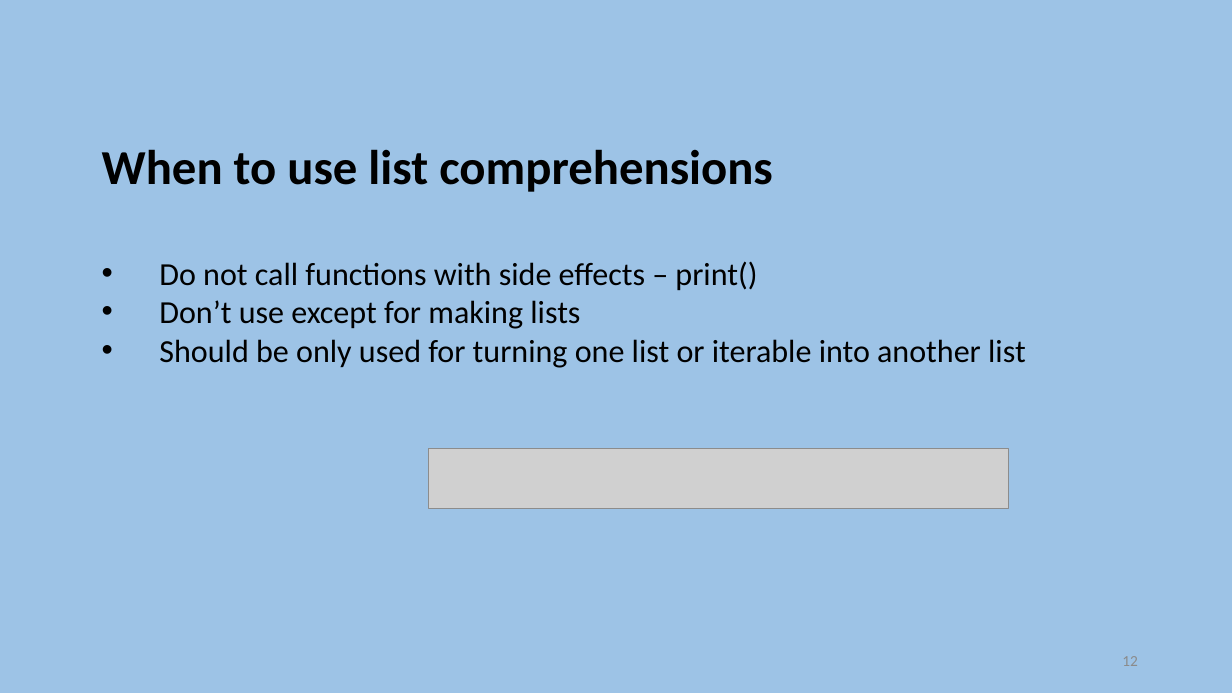
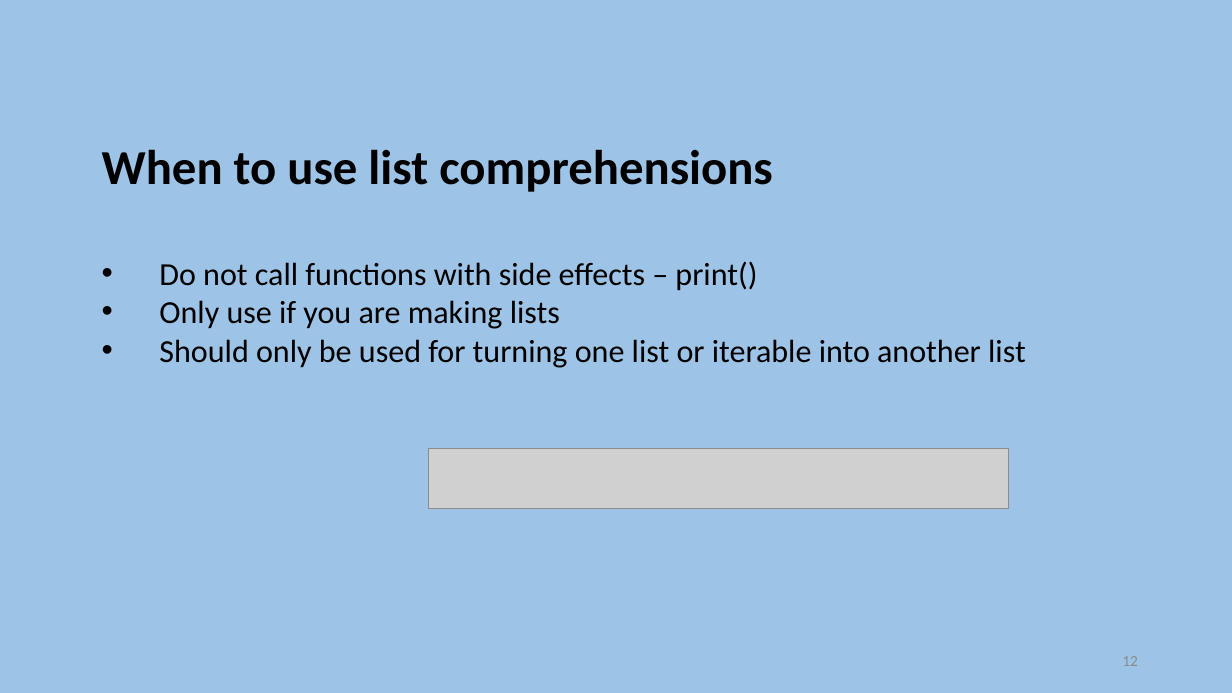
Before and after one commit to szetko/course-materials, a slide deck: slide 12 of Programming 4/Week 12/S2. Functional Programming with Python II.pptx. Drawn at 1232x693 pixels with LibreOffice and Linux fonts; fonts in the diff are those of the drawing; grey boxes stand for pictures. Boxes give left, top, right and bottom in pixels: in the first picture for what was removed or moved away, otherwise in the second. Text is boxed around its words. In the diff, an @@ line names an element or a change of style, - is before the commit and + after.

```diff
--- a/Programming 4/Week 12/S2. Functional Programming with Python II.pptx
+++ b/Programming 4/Week 12/S2. Functional Programming with Python II.pptx
@@ text at [159, 300, 1026, 368]: text changed @@
-    • Don’t use except for making lists
-    • Should be only used for turning one list or iterable into another list
+    • Only use if you are making lists
+    • Should only be used for turning one list or iterable into another list
```
Also in this commit, not shown: 1 other file.
